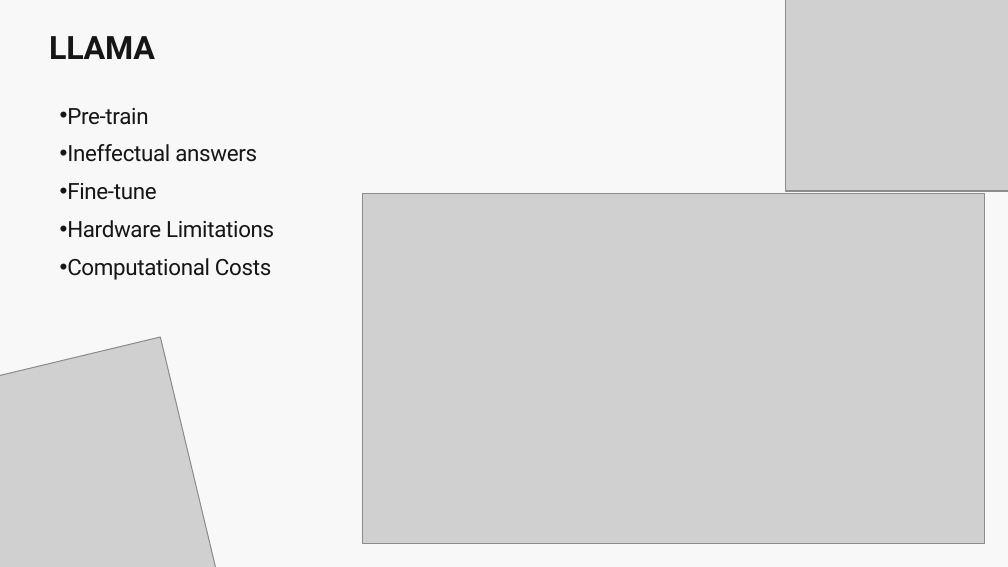
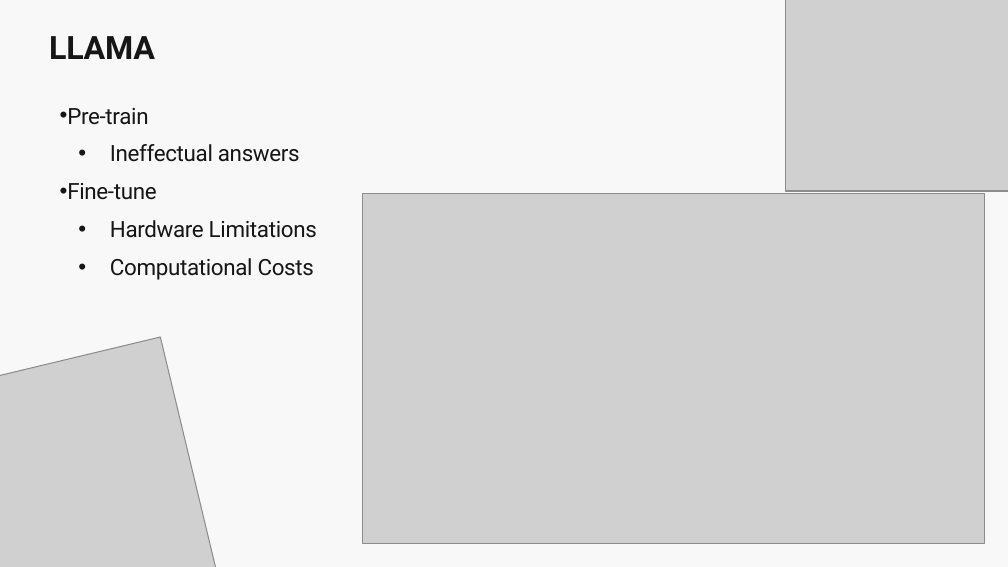
Before and after one commit to peyman886/NLP, a slide deck: slide 7 of YaghoubZadeh 1402-2/Project/presentation/✨AI · Exploring ChatGPT as a Recommender System.pptx. Drawn at 1008x567 pixels with LibreOffice and Linux fonts; fonts in the diff are those of the drawing; grey boxes stand for pictures. Boxes give left, top, right and bottom in pixels: in the first picture for what was removed or moved away, otherwise in the second. Text is boxed around its words. In the diff, an @@ line names an element or a change of style, - is before the commit and + after.

```diff
--- a/YaghoubZadeh 1402-2/Project/presentation/✨AI · Exploring ChatGPT as a Recommender System.pptx
+++ b/YaghoubZadeh 1402-2/Project/presentation/✨AI · Exploring ChatGPT as a Recommender System.pptx
@@ text at (110,144,317,280): indent changed; list level 2 to 3 in "Hardware Limitations"; list level 2 to 3 in "Computational Costs" @@
```
Also in this commit, not shown: 1 other slide changed.
